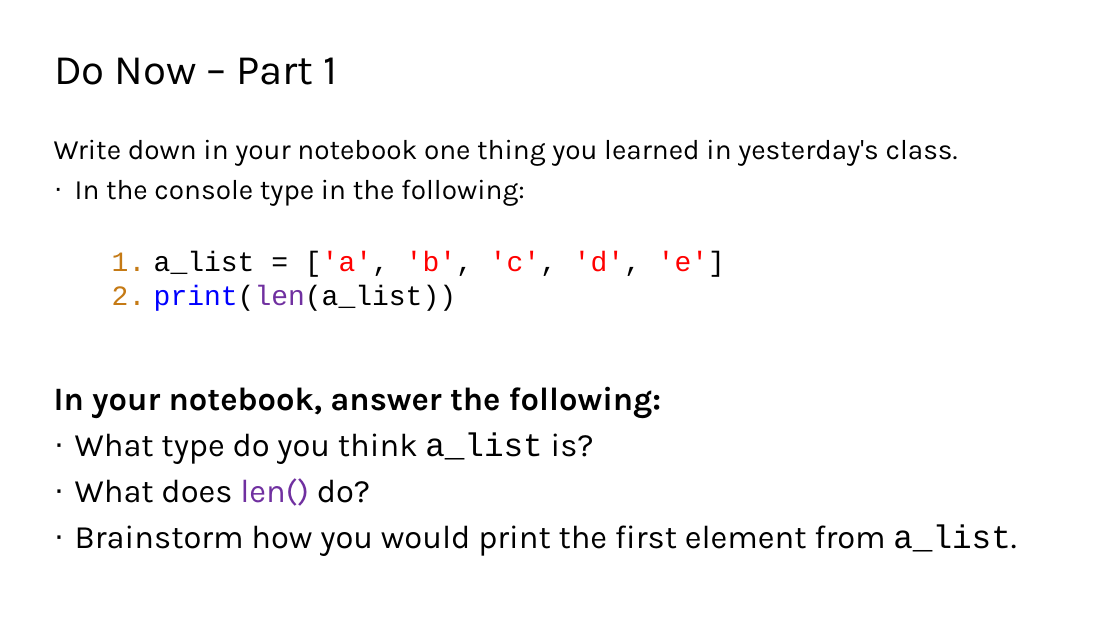
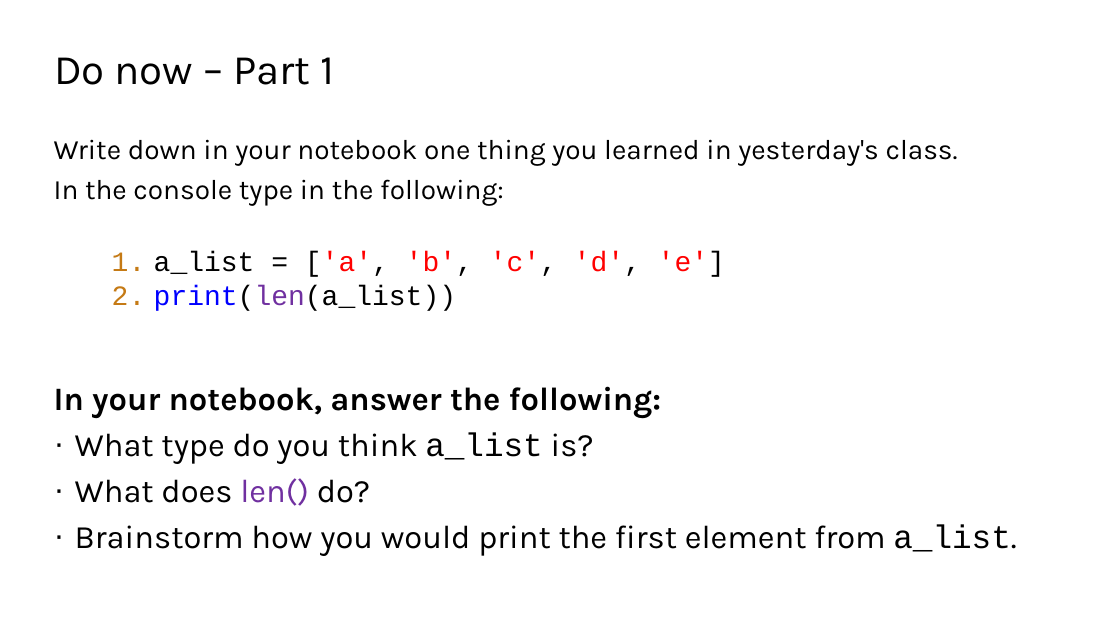
Before and after one commit to TEALSK12/2nd-semester-introduction-to-computer-science, a slide deck: slide 4 of units/2_unit/slidedecks/Intro Python 2.04 TEALS.pptx. Drawn at 1120x630 pixels with LibreOffice and Linux fonts; fonts in the diff are those of the drawing; background and template pictures are left out. Boxes give left, top, right and bottom in pixels: in the first picture for what was removed or moved away, otherwise in the second. Text is boxed around its words. In the diff, an @@ line names an element or a change of style, - is before the commit and + after.

```diff
--- a/units/2_unit/slidedecks/Intro Python 2.04 TEALS.pptx
+++ b/units/2_unit/slidedecks/Intro Python 2.04 TEALS.pptx
@@ title at (54, 57, 334, 85): text changed @@
-Do Now – Part 1
+Do now – Part 1
@@ text at (54, 179, 504, 205): bullet · to none @@
```
Also in this commit, not shown: 10 other slides changed.
